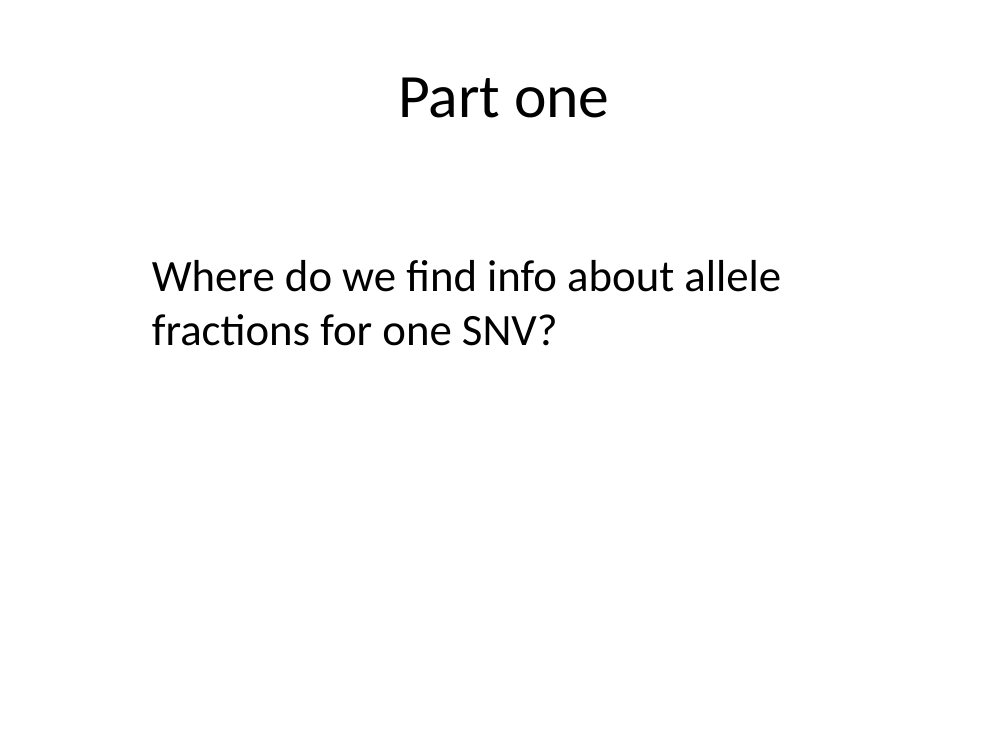
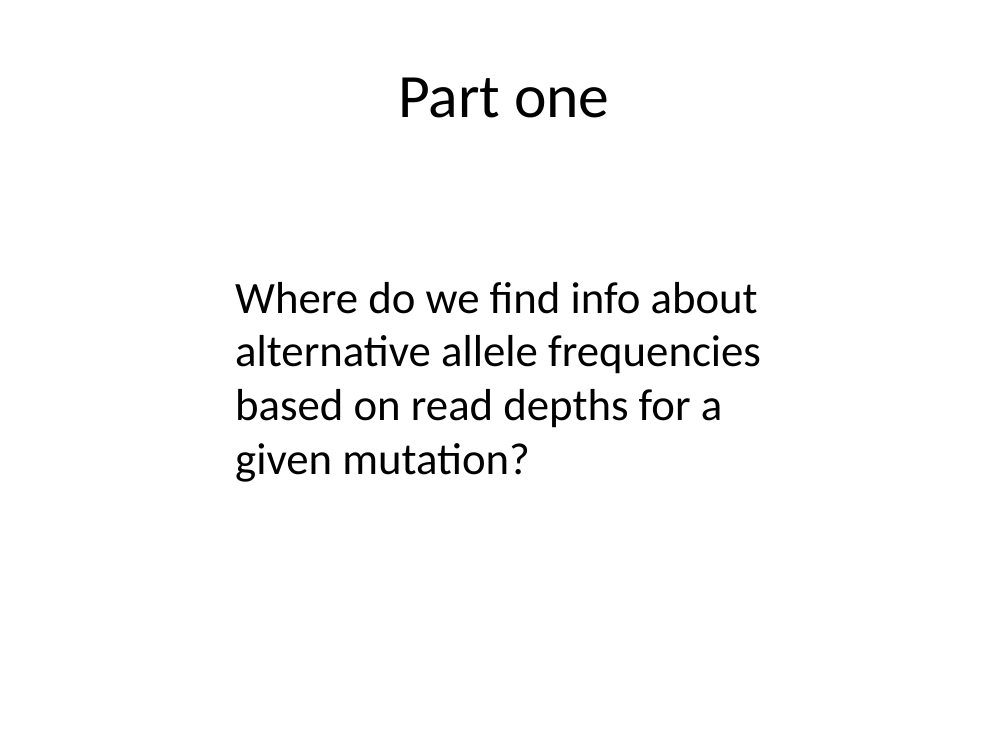
Before and after one commit to viklund/courses, a slide deck: slide 2 of cancergenomics/1610/slides/exercise_wrap_ut.pptx. Drawn at 1008x756 pixels with LibreOffice and Linux fonts; fonts in the diff are those of the drawing. Boxes give left, top, right and bottom in pixels: in the first picture for what was removed or moved away, otherwise in the second. Text is boxed around its words. In the diff, an @@ line names an element or a change of style, - is before the commit and + after.

```diff
--- a/cancergenomics/1610/slides/exercise_wrap_ut.pptx
+++ b/cancergenomics/1610/slides/exercise_wrap_ut.pptx
@@ text at (235,282,761,482): text changed @@
-Where do we find info about allele fractions for one SNV?
+Where do we find info about alternative allele frequencies based on read depths for a given mutation?
```
Also in this commit, not shown: 1 slide added, 1 slide removed, 4 other files.
